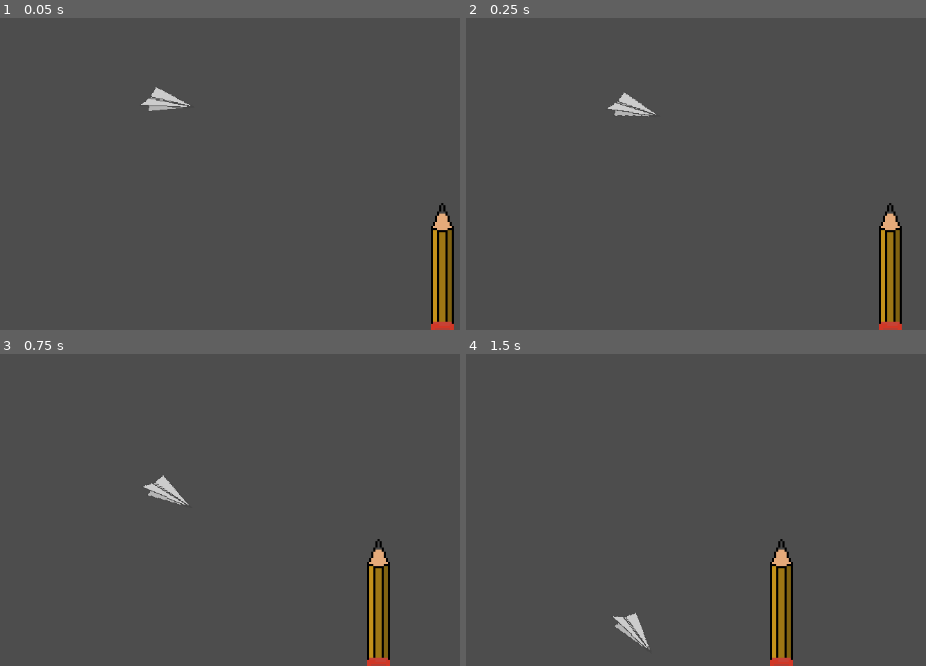
Above: before the commit, frames 1-4 (two rows, left to right).
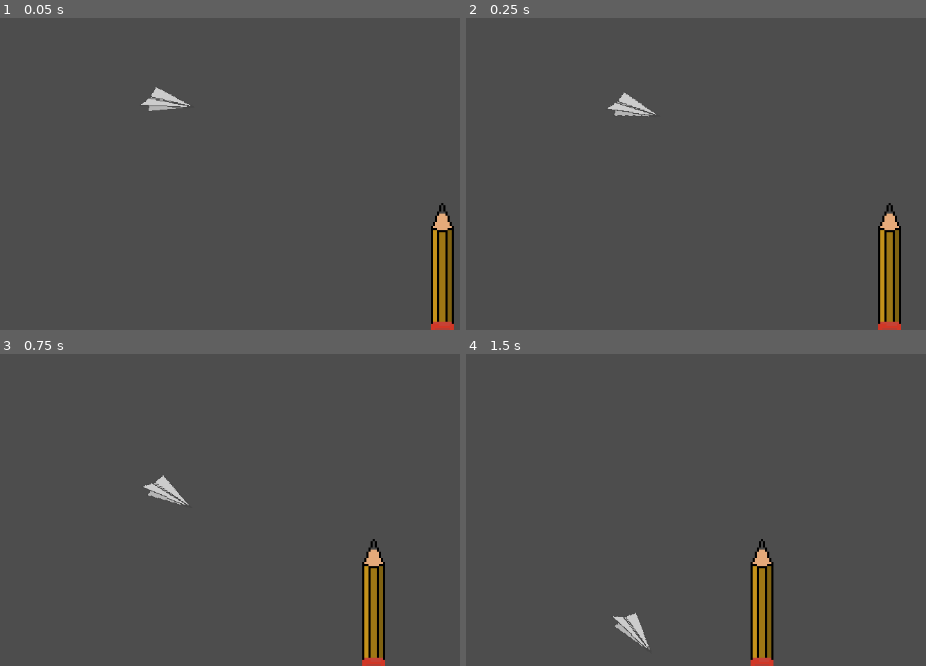
Above: after the commit, the same moments.

Repository: Chickenhatter/swivle-game
Game: Godot game, scene res://scenes/moving.tscn
Two runs of this game, one before a commit and one after it. Both use one fixed random seed, a clock stepped at 60 frames per second and the inputs below. The project has no main scene, so this scene is started directly.
Inputs (mouse positions are in pixels of both pictures, inside the frame that each line leads up to):
- Up to frame 1 (0.05 s): no input
- Up to frame 2 (0.25 s): no input
- Up to frame 3 (0.75 s): tap Enter at 0.5 s; move the mouse to (340, 419) at 0.52 s; hold Right from 0.53 s (still down); tap Alt at 0.6 s; click (340, 419) at 0.67 s
- Up to frame 4 (1.5 s): move the mouse to (470, 463) at 1.27 s; release Right at 1.28 s; hold Down from 1.28 s (still down); tap Shift at 1.35 s

Frame 1 is identical in both runs. In frame 2, 0.6% of the frame differs, in the area x 89-95%, y 59-100%; in frame 3, 1.9%; in frame 4, 3.4%, in the area x 61-72%, y 59-100%.

Commit message:
2hr worked on map more

Diff:
--- a/code/character_run.gd
+++ b/code/character_run.gd
@@ -5,9 +5,9 @@
 var meters = 0
 func _physics_process(delta: float) -> void:
 	if playing == true:
-		meters += 0.01
+		meters += 0.015
 		$"."  .rotation_degrees = -a*20
-		speed += 0.001
+		speed += 0.0035
 		$".".position.x += (0.7+speed)
 		$"../Camera2D".position.x += (0.7+speed)
 		if Input.is_action_pressed('ui_space'):
--- a/scenes/moving.tscn
+++ b/scenes/moving.tscn
@@ -299,7 +299,7 @@
 shape = SubResource("RectangleShape2D_3adur")
 
 [node name="Sprite2D5" type="Sprite2D" parent="Node2D/obsticals/desk" unique_id=95333432]
-position = Vector2(3770, -6)
+position = Vector2(3760, -33)
 scale = Vector2(7.79, 7.79)
 texture = ExtResource("6_mlgyy")
 
@@ -323,19 +323,19 @@
 position = Vector2(401, 64)
 texture = ExtResource("7_goqfi")
 
-[node name="Area2D" type="Area2D" parent="Node2D/obsticals/paper/Sprite2D" unique_id=1255501999]
-
-[node name="CollisionShape2D" type="CollisionShape2D" parent="Node2D/obsticals/paper/Sprite2D/Area2D" unique_id=1190503630]
+[node name="loss" type="Area2D" parent="Node2D/obsticals/paper/Sprite2D" unique_id=1255501999]
+
+[node name="CollisionShape2D" type="CollisionShape2D" parent="Node2D/obsticals/paper/Sprite2D/loss" unique_id=1190503630]
 position = Vector2(-4.544905, 15.24678)
 rotation = 1.8151424
 scale = Vector2(0.9999998, 0.9999998)
 shape = SubResource("RectangleShape2D_mlgyy")
 
-[node name="CollisionShape2D2" type="CollisionShape2D" parent="Node2D/obsticals/paper/Sprite2D/Area2D" unique_id=832768880]
+[node name="CollisionShape2D2" type="CollisionShape2D" parent="Node2D/obsticals/paper/Sprite2D/loss" unique_id=832768880]
 position = Vector2(-12, 37)
 shape = SubResource("RectangleShape2D_is0w3")
 
-[node name="CollisionShape2D3" type="CollisionShape2D" parent="Node2D/obsticals/paper/Sprite2D/Area2D" unique_id=1268214665]
+[node name="CollisionShape2D3" type="CollisionShape2D" parent="Node2D/obsticals/paper/Sprite2D/loss" unique_id=1268214665]
 position = Vector2(3, -8)
 shape = SubResource("RectangleShape2D_is0w3")
 
@@ -344,20 +344,40 @@
 scale = Vector2(2, 2)
 texture = ExtResource("7_goqfi")
 
-[node name="Area2D" type="Area2D" parent="Node2D/obsticals/paper/Sprite2D2" unique_id=27698500]
-
-[node name="CollisionShape2D" type="CollisionShape2D" parent="Node2D/obsticals/paper/Sprite2D2/Area2D" unique_id=673155231]
+[node name="loss" type="Area2D" parent="Node2D/obsticals/paper/Sprite2D2" unique_id=27698500]
+
+[node name="CollisionShape2D" type="CollisionShape2D" parent="Node2D/obsticals/paper/Sprite2D2/loss" unique_id=673155231]
 position = Vector2(-4.544905, 15.24678)
 rotation = 1.8151424
 scale = Vector2(0.9999998, 0.9999998)
 shape = SubResource("RectangleShape2D_mlgyy")
 
-[node name="CollisionShape2D2" type="CollisionShape2D" parent="Node2D/obsticals/paper/Sprite2D2/Area2D" unique_id=891886392]
+[node name="CollisionShape2D2" type="CollisionShape2D" parent="Node2D/obsticals/paper/Sprite2D2/loss" unique_id=891886392]
 position = Vector2(-12, 37)
 shape = SubResource("RectangleShape2D_is0w3")
 
-[node name="CollisionShape2D3" type="CollisionShape2D" parent="Node2D/obsticals/paper/Sprite2D2/Area2D" unique_id=2066167173]
+[node name="CollisionShape2D3" type="CollisionShape2D" parent="Node2D/obsticals/paper/Sprite2D2/loss" unique_id=2066167173]
 position = Vector2(3, -8)
 shape = SubResource("RectangleShape2D_is0w3")
 
+[node name="Sprite2D3" type="Sprite2D" parent="Node2D/obsticals/paper" unique_id=367787672]
+position = Vector2(4484, -36)
+texture = ExtResource("7_goqfi")
+
+[node name="loss" type="Area2D" parent="Node2D/obsticals/paper/Sprite2D3" unique_id=1832958971]
+
+[node name="CollisionShape2D" type="CollisionShape2D" parent="Node2D/obsticals/paper/Sprite2D3/loss" unique_id=385370970]
+position = Vector2(-4.544905, 15.24678)
+rotation = 1.8151424
+scale = Vector2(0.9999998, 0.9999998)
+shape = SubResource("RectangleShape2D_mlgyy")
+
+[node name="CollisionShape2D2" type="CollisionShape2D" parent="Node2D/obsticals/paper/Sprite2D3/loss" unique_id=593000686]
+position = Vector2(-12, 37)
+shape = SubResource("RectangleShape2D_is0w3")
+
+[node name="CollisionShape2D3" type="CollisionShape2D" parent="Node2D/obsticals/paper/Sprite2D3/loss" unique_id=1184409742]
+position = Vector2(3, -8)
+shape = SubResource("RectangleShape2D_is0w3")
+
 [connection signal="area_entered" from="Node2D/Character/CharacterBody2D/character_loss_find" to="Node2D/Character/CharacterBody2D" method="_on_character_loss_find_area_entered"]
